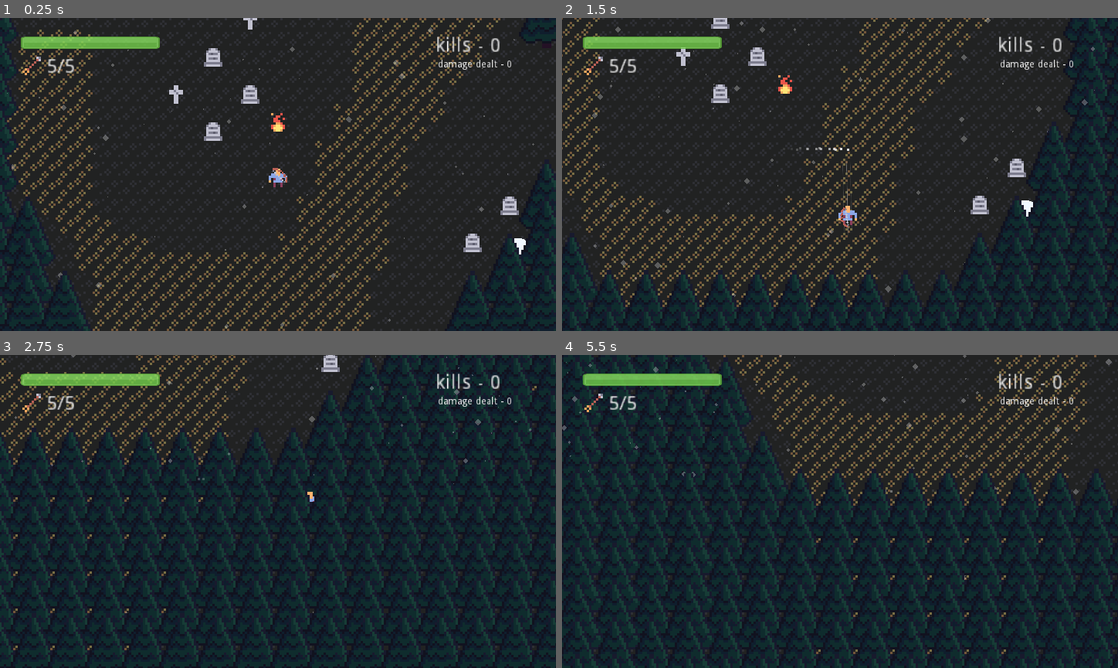
Above: before the commit, frames 1-4 (two rows, left to right).
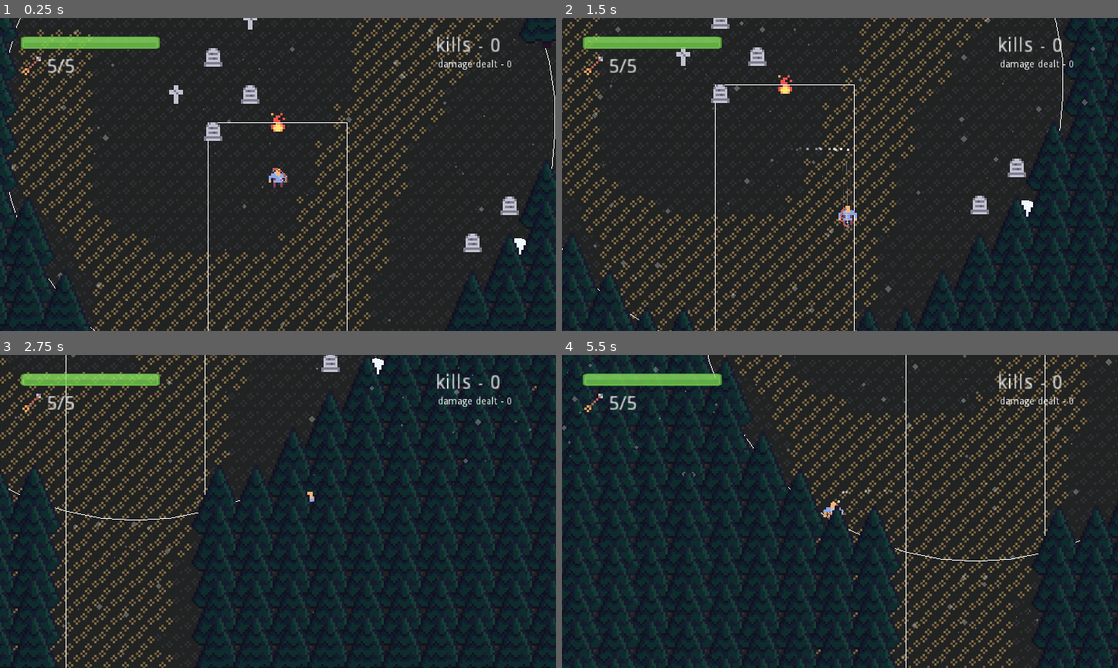
Above: after the commit, the same moments.

Repository: Ariorick/ArcherGame
Game: Godot game, scene res://src/Main.tscn
The game is run twice, just before and just after one commit, with the same random seed, the same clock (stepped at 60 frames per second) and the same inputs.
Inputs (mouse positions are in pixels of both pictures, inside the frame that each line leads up to):
- Up to frame 1 (0.25 s): no input
- Up to frame 2 (1.5 s): move the mouse to (962, 158) at 0.52 s; hold Right (right) 0.53-1.28 s; click (962, 158) at 0.6 s; move the mouse to (728, 190) at 1.27 s; hold Down (down) from 1.28 s (still down); tap Space (dash) at 1.35 s
- Up to frame 3 (2.75 s): move the mouse to (333, 442) at 2.02 s; release Down (down) at 2.03 s; hold Right (right) from 2.03 s (still down); right-click (333, 442) at 2.1 s
- Up to frame 4 (5.5 s): move the mouse to (812, 574) at 2.77 s; release Right (right) at 2.78 s; hold Up (up) 2.78-3.53 s; click (812, 574) at 2.85 s; move the mouse to (1006, 558) at 3.52 s; hold Left (left) 3.53-5.03 s; tap Space (dash) at 3.6 s; move the mouse to (673, 464) at 4.27 s; right-click (673, 464) at 4.35 s; move the mouse to (867, 511) at 5.02 s; hold Down (down) from 5.03 s (still down); click (867, 511) at 5.1 s

The runs differ from the first frame. In frame 1, 0.3% of the frame differs, in the area x 1-100%, y 0-100%; in frame 2, 2.1%; in frame 3, 5.9%, in the area x 0-70%, y 0-100%; in frame 4, 5.3%.

Commit message:
fixed TreeDetectors for circles

Diff:
--- a/project.godot
+++ b/project.godot
@@ -128,6 +128,16 @@
 "class": "PlayerPullAction",
 "language": "GDScript",
 "path": "res://src/Player/Actions/PlayerPullAction.gd"
+}, {
+"base": "Node2D",
+"class": "Road",
+"language": "GDScript",
+"path": "res://src/MapCreator/Road.gd"
+}, {
+"base": "Area2D",
+"class": "RoadTreeDetector",
+"language": "GDScript",
+"path": "res://src/MapCreator/RoadTreeDetector.gd"
 }, {
 "base": "Node2D",
 "class": "Sensors",
@@ -169,6 +179,8 @@
 "PlayerDashAction": "",
 "PlayerInput": "",
 "PlayerPullAction": "",
+"Road": "",
+"RoadTreeDetector": "",
 "Sensors": "",
 "Skelly": "",
 "TreeDetector": ""
--- a/src/Level/CircleMap.gd
+++ b/src/Level/CircleMap.gd
@@ -5,6 +5,7 @@
 
 func _ready():
 	$CircleMapCreator.create_circles(self)
+	$CircleMapCreator.create_roads(self)
 	circle_array = get_circles_array()
 	$TestView.draw_map(circle_array)
 
--- a/src/Level/TreeManager.gd
+++ b/src/Level/TreeManager.gd
@@ -19,7 +19,6 @@
 	content.add_child(tree)
 	tree.position = get_poisiton_for_cell(x, y)
 	trees[Vector2(x,y)] = tree
-	print(trees.size())
 
 func can_place(x, y):
 	var xmod = int(abs(x + int(abs(y)) % 2)) % 2
--- a/src/MapCreator/Circle.gd
+++ b/src/MapCreator/Circle.gd
@@ -11,6 +11,10 @@
 
 func _process(delta):
 	$TreeDetector.update_trees(current_radius)
+	update()
+
+func _draw():
+	draw_circle_custom(current_radius, Color.white)
 
 func set_radius(radius: float):
 	self.radius = radius
@@ -20,3 +24,21 @@
 func set_current_radius(radius: float):
 	current_radius = radius
 	$TreeDetector.update_trees(radius)
+
+
+func draw_circle_custom(radius, color):
+	var maxerror = 0.25
+	if radius <= 0.0:
+		return
+	var maxpoints = 1024 # I think this is renderer limit
+
+	var numpoints = ceil(PI / acos(1.0 - maxerror / radius))
+	numpoints = clamp(numpoints, 3, maxpoints)
+
+	var points = PoolVector2Array([])
+
+	for i in numpoints + 1:
+		var phi = i * PI * 2.0 / numpoints
+		var v = Vector2(sin(phi), cos(phi))
+		points.push_back(v * radius)
+	draw_polyline(points, color)
--- a/src/MapCreator/Circle.tscn
+++ b/src/MapCreator/Circle.tscn
@@ -29,6 +29,7 @@
 
 [node name="Circle" type="Node2D"]
 script = ExtResource( 1 )
+current_radius = 100.0
 
 [node name="Sprite" type="Sprite" parent="."]
 texture = ExtResource( 2 )
@@ -48,3 +49,4 @@
 
 [node name="AnimationPlayer" type="AnimationPlayer" parent="."]
 anims/TestRadius = SubResource( 3 )
+[connection signal="area_entered" from="TreeDetector" to="TreeDetector" method="_on_TreeDetector_area_entered"]
--- a/src/MapCreator/CircleMapCreator.gd
+++ b/src/MapCreator/CircleMapCreator.gd
@@ -1,6 +1,7 @@
 extends Node2D
 
 const Circle = preload("res://src/MapCreator/Circle.tscn")
+const Road = preload("res://src/MapCreator/Road.tscn")
 
 const map_scale := 10.0
 const DEF_SIZE = 12 * map_scale
@@ -31,6 +32,16 @@
 		circle.position = circle_res.position
 		circle.set_radius(circle_res.radius)
 
+func create_roads(parent):
+	create_first_road(parent)
+
+func create_first_road(parent):
+	var road = Road.instance()
+	parent.add_child(road)
+	road.position = Vector2(0, 100)
+	road.set_length(100)
+	road.set_width(30)
+
 func get_diagonal(radius1, radius2) -> float:
 	return sqrt(radius1 * radius1 + radius2 * radius2)
 
--- /dev/null
+++ b/src/MapCreator/Road.gd
@@ -0,0 +1,39 @@
+extends Node2D
+class_name Road
+
+var length: float
+var width: float
+export var current_width: float = 10
+var current_length: float = 10
+
+func _ready():
+#	$AnimationPlayer.play("TestRoadTrees")
+	pass
+
+func _process(delta):
+	update_trees()
+	update()
+
+func _draw():
+	draw_rect(Rect2(0 - current_width, 0 - current_length, current_width * 2, current_length * 2), Color.white, false)
+
+func set_length(length: float):
+	self.length = length
+	$TreeDetector/CollisionShape2D.shape.extents.y = length
+	$TreeDetector.drop_trees()
+	set_current_length(length)
+
+func set_width(width: float):
+	self.width = width
+	$TreeDetector/CollisionShape2D.shape.extents.x = width
+	$TreeDetector.drop_trees()
+	set_current_width(width)
+
+func set_current_width(width: float):
+	current_width = width
+
+func set_current_length(length: float):
+	current_length = length
+
+func update_trees():
+	$TreeDetector.update_trees(current_width, current_length)
--- /dev/null
+++ b/src/MapCreator/Road.tscn
@@ -0,0 +1,39 @@
+[gd_scene load_steps=5 format=2]
+
+[ext_resource path="res://src/MapCreator/Road.gd" type="Script" id=1]
+[ext_resource path="res://src/MapCreator/RoadTreeDetector.gd" type="Script" id=2]
+
+[sub_resource type="RectangleShape2D" id=1]
+
+[sub_resource type="Animation" id=2]
+resource_name = "TestRoadTrees"
+length = 4.0
+loop = true
+tracks/0/type = "value"
+tracks/0/path = NodePath(".:current_width")
+tracks/0/interp = 1
+tracks/0/loop_wrap = true
+tracks/0/imported = false
+tracks/0/enabled = true
+tracks/0/keys = {
+"times": PoolRealArray( 0, 2, 4 ),
+"transitions": PoolRealArray( 1, 1, 1 ),
+"update": 0,
+"values": [ 60.0, 10.0, 40.0 ]
+}
+
+[node name="Road" type="Node2D"]
+script = ExtResource( 1 )
+current_width = 60.0
+
+[node name="TreeDetector" type="Area2D" parent="."]
+collision_layer = 0
+collision_mask = 512
+script = ExtResource( 2 )
+
+[node name="CollisionShape2D" type="CollisionShape2D" parent="TreeDetector"]
+shape = SubResource( 1 )
+
+[node name="AnimationPlayer" type="AnimationPlayer" parent="."]
+anims/TestRoadTrees = SubResource( 2 )
+[connection signal="area_entered" from="TreeDetector" to="TreeDetector" method="_on_TreeDetector_area_entered"]
--- /dev/null
+++ b/src/MapCreator/RoadTreeDetector.gd
@@ -0,0 +1,46 @@
+extends Area2D
+class_name RoadTreeDetector
+
+var trees: Array
+
+func drop_trees():
+	print(trees.size())
+	trees = Array()
+
+func get_trees():
+	if trees == null or trees.empty():
+		for node in get_overlapping_areas():
+			if node is BaseTree:
+				trees.append(node)
+	return trees
+
+func update_trees(current_width: float, current_length: float):
+	for tree in get_trees():
+		tree.set_growth(get_scale_for_tree(tree.global_position, current_width, current_length))
+
+func get_scale_for_tree(pos: Vector2, width: float, length: float) -> float:
+	var to_pos = pos - global_position
+	var to_pos_rotated = to_pos.rotated(-get_parent().rotation)
+
+	var distance = abs(to_pos_rotated.x)
+
+	var scale = distance / width
+	if scale > 1.0:
+		print("AAAA")
+		print("dist " + str(distance) + " " + str(width))
+
+	var min_growth_distance := 1.0
+	var max_growth_distance := 1.1
+	var scale_between = 0.5
+
+	if scale < min_growth_distance:
+		return 0.0
+	elif scale > max_growth_distance:
+		return 1.0
+	else:
+		return 0.5
+
+
+func _on_TreeDetector_area_entered(area):
+	if area is BaseTree and not trees.has(area):
+		trees.append(area)
--- a/src/MapCreator/TreeDetector.gd
+++ b/src/MapCreator/TreeDetector.gd
@@ -29,3 +29,7 @@
 		return 1.0
 	else:
 		return 1 - scale_between
+
+func _on_TreeDetector_area_entered(area):
+	if area is BaseTree and not trees.has(area):
+		trees.append(area)
